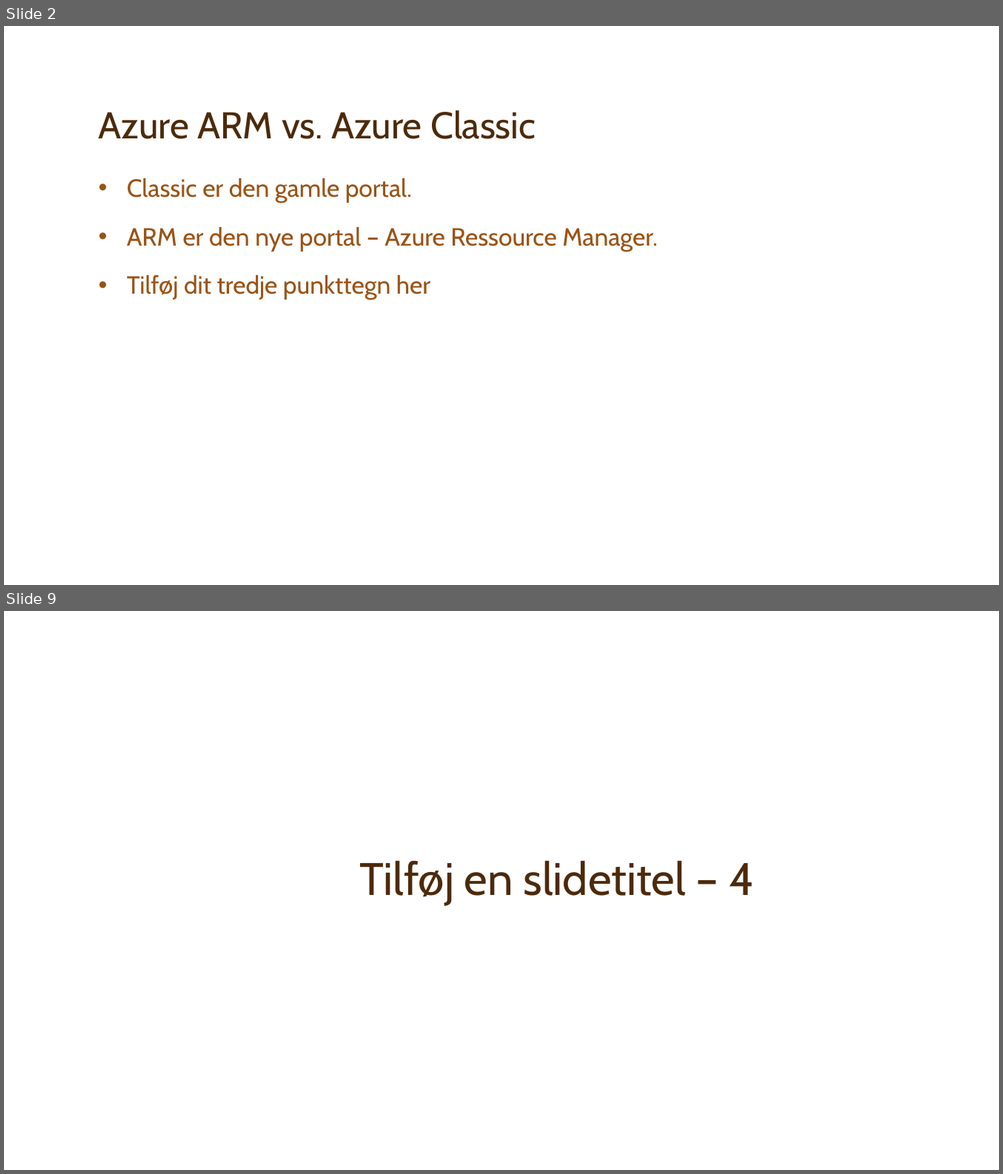
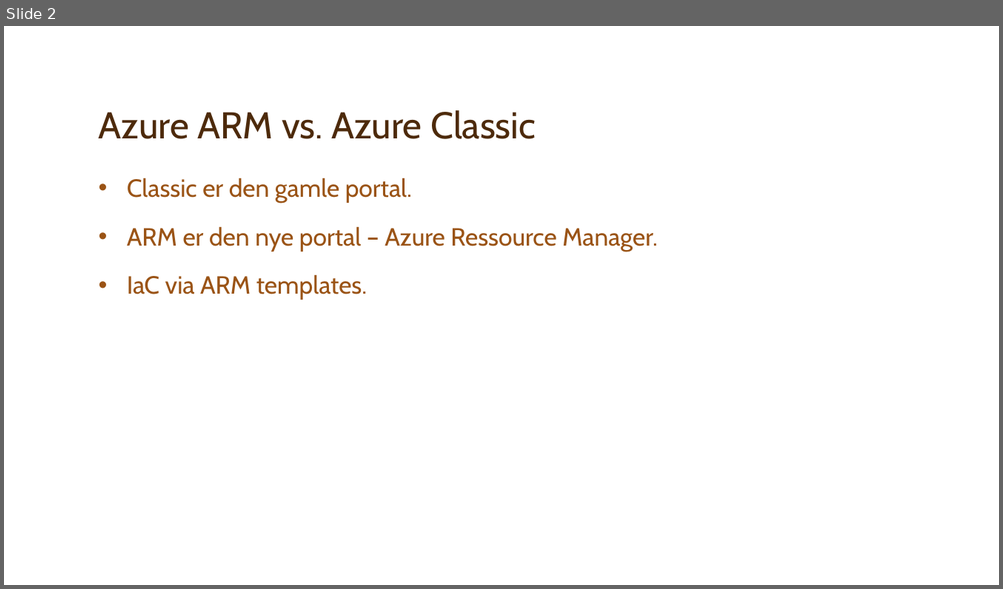
Before and after one commit to SuperJoachim/misc, a slide deck: Intro.pptx. Shown one above the other, each under a label of ours: slides 2 and 9 before the commit, slide 2 after it; the slides between them are not shown. The pictures are 1003x1174 and 1003x589 pixels, drawn with LibreOffice and Linux fonts; fonts in the diff are those of the drawing; background and template pictures are left out. Boxes give left, top, right and bottom in pixels: in the first picture for what was removed or moved away, otherwise in the second. Text is boxed around its words. In the diff, an @@ line names an element or a change of style, - is before the commit and + after.

```diff
--- a/Intro.pptx
+++ b/Intro.pptx
@@ slide 9 removed at <box>4,611,999,1170</box>, background picture (left out) @@
@@ title removed at <box>359,860,754,906</box> @@
-Tilføj en slidetitel – 4
@@ slide 2 changed as well @@
@@ text at <box>127,275,367,300</box>: text changed @@
-• Tilføj dit tredje punkttegn her
+• IaC via ARM templates.
```
Also in this commit, not shown: 1 other slide changed, 1 slide added, 10 other slides removed, 2 other files.
